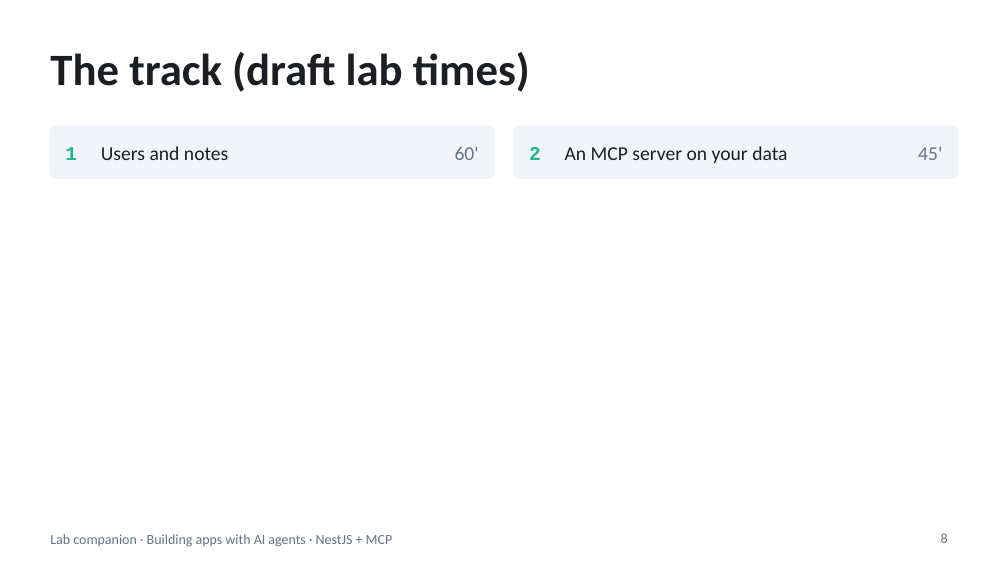
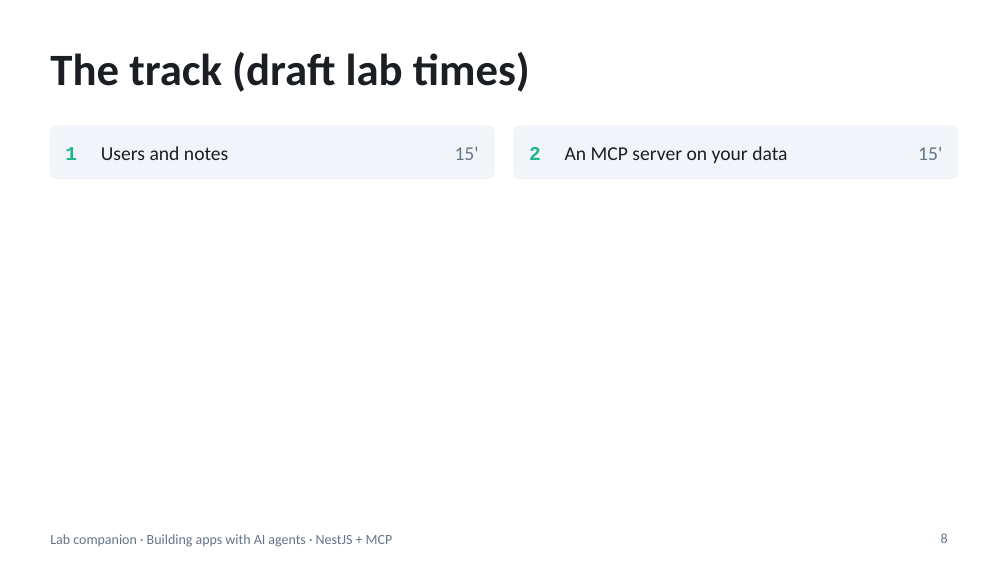
Before and after one commit to blazaga/ai-training-modules, a slide deck: slide 8 of docs/ai-agent-training/slides/lab-companion.pptx. Drawn at 1008x567 pixels with LibreOffice and Linux fonts; fonts in the diff are those of the drawing. Boxes give left, top, right and bottom in pixels: in the first picture for what was removed or moved away, otherwise in the second. Text is boxed around its words. In the diff, an @@ line names an element or a change of style, - is before the commit and + after.

```diff
--- a/docs/ai-agent-training/slides/lab-companion.pptx
+++ b/docs/ai-agent-training/slides/lab-companion.pptx
@@ text at (x1=455, y1=147, x2=479, y2=160): text changed @@
-60'
+15'
@@ text at (x1=918, y1=147, x2=942, y2=160): text changed @@
-45'
+15'
```
Also in this commit, not shown: 2 other slides changed, 5 other files.
